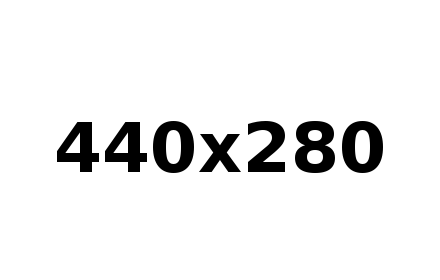
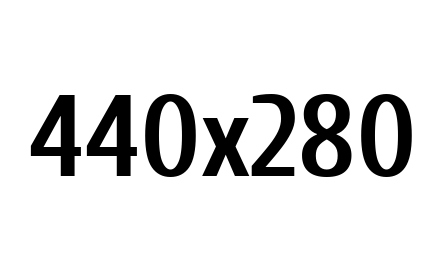
Before/after of a (440, 280) layered artwork. What changed in the layer stack:
painted on "440x280" over 30, 94, 412, 177
